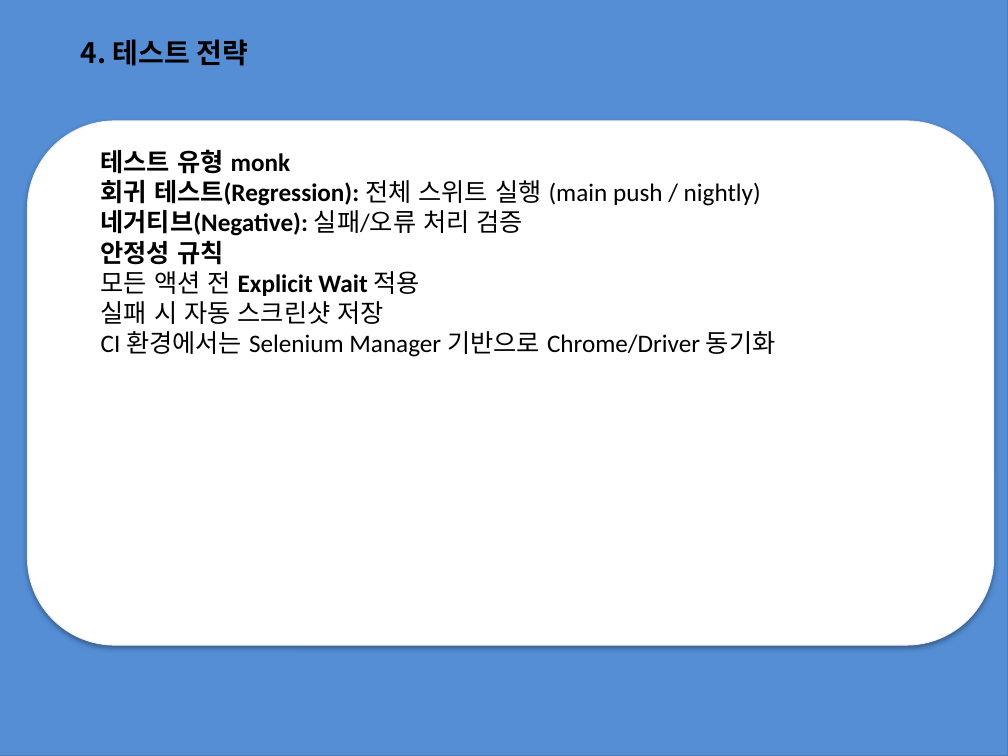
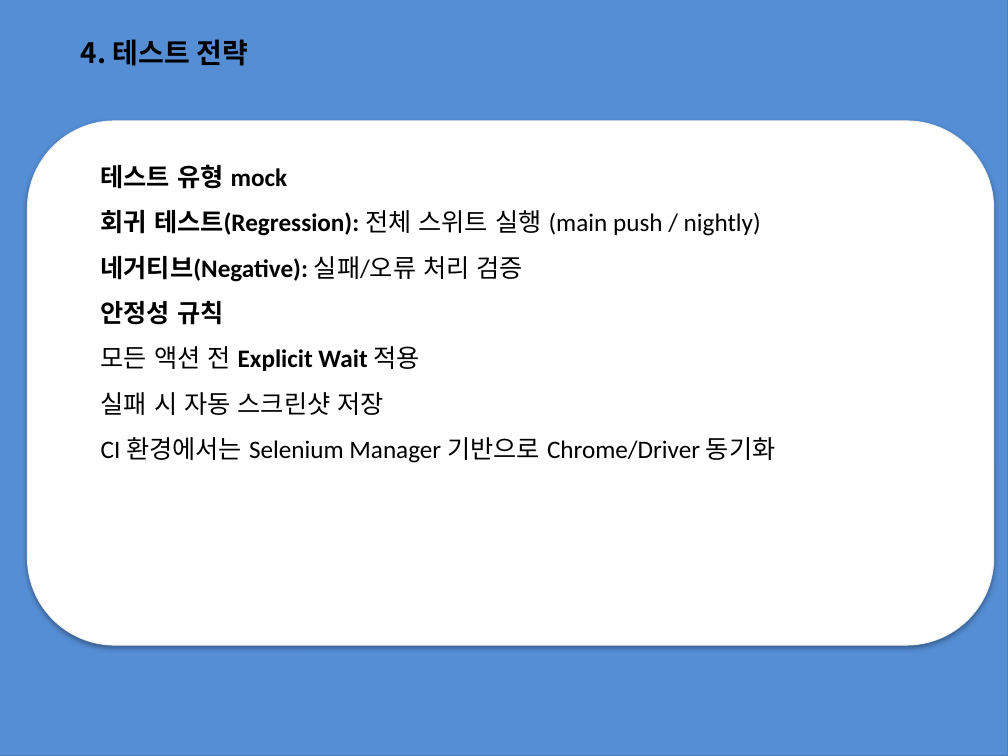
Before and after one commit to jwbaik98/project, a slide deck: slide 7 of 2조 프로젝트 과제(제작중).pptx. Drawn at 1008x756 pixels with LibreOffice and Linux fonts; fonts in the diff are those of the drawing. Boxes give left, top, right and bottom in pixels: in the first picture for what was removed or moved away, otherwise in the second. Text is boxed around its words. In the diff, an @@ line names an element or a change of style, - is before the commit and + after.

```diff
--- a/2조 프로젝트 과제(제작중).pptx
+++ b/2조 프로젝트 과제(제작중).pptx
@@ text at (101, 164, 288, 189): text changed @@
-테스트 유형 monk
+테스트 유형 mock
@@ text at (101, 210, 776, 463): line spacing 1 to 1.5 @@
```
Also in this commit, not shown: 17 other slides changed, 1 slide removed.
